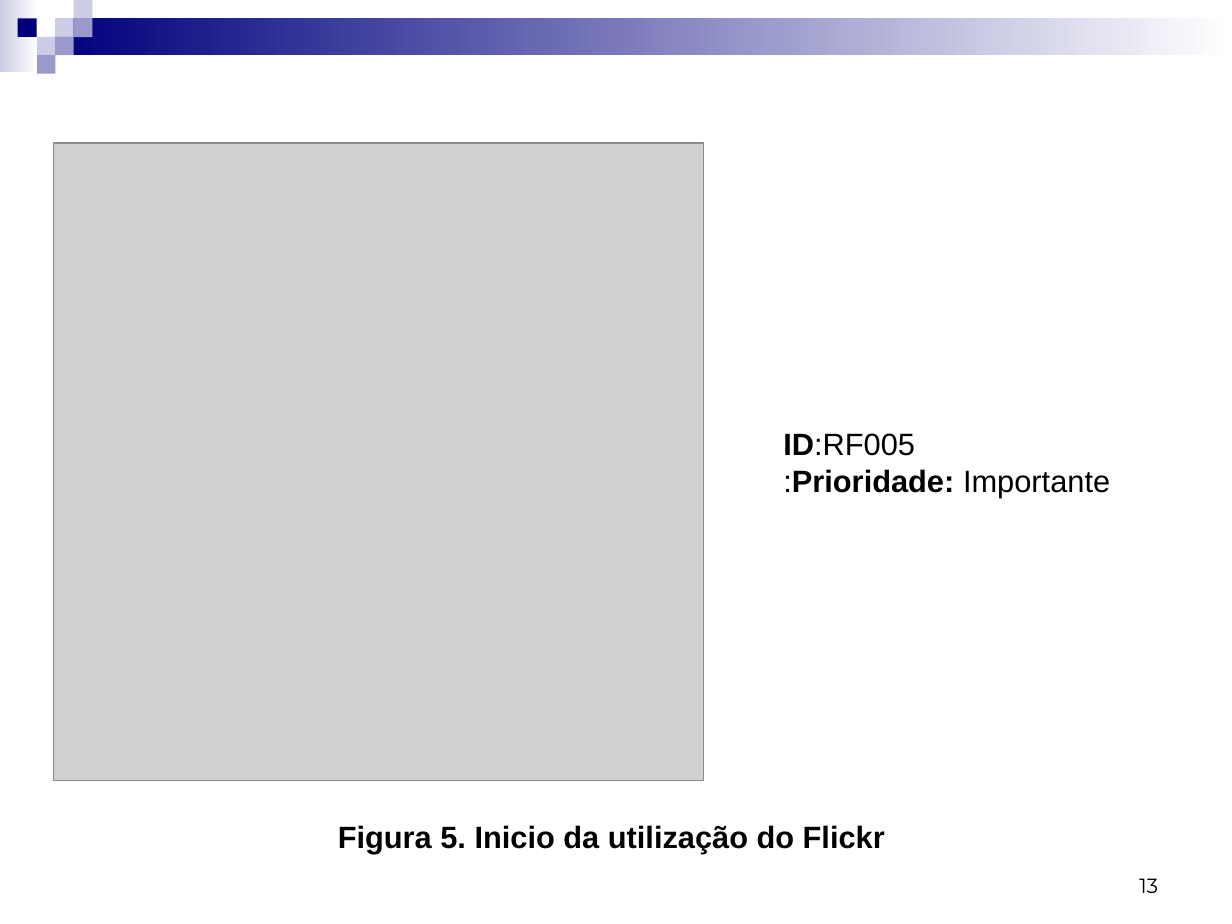
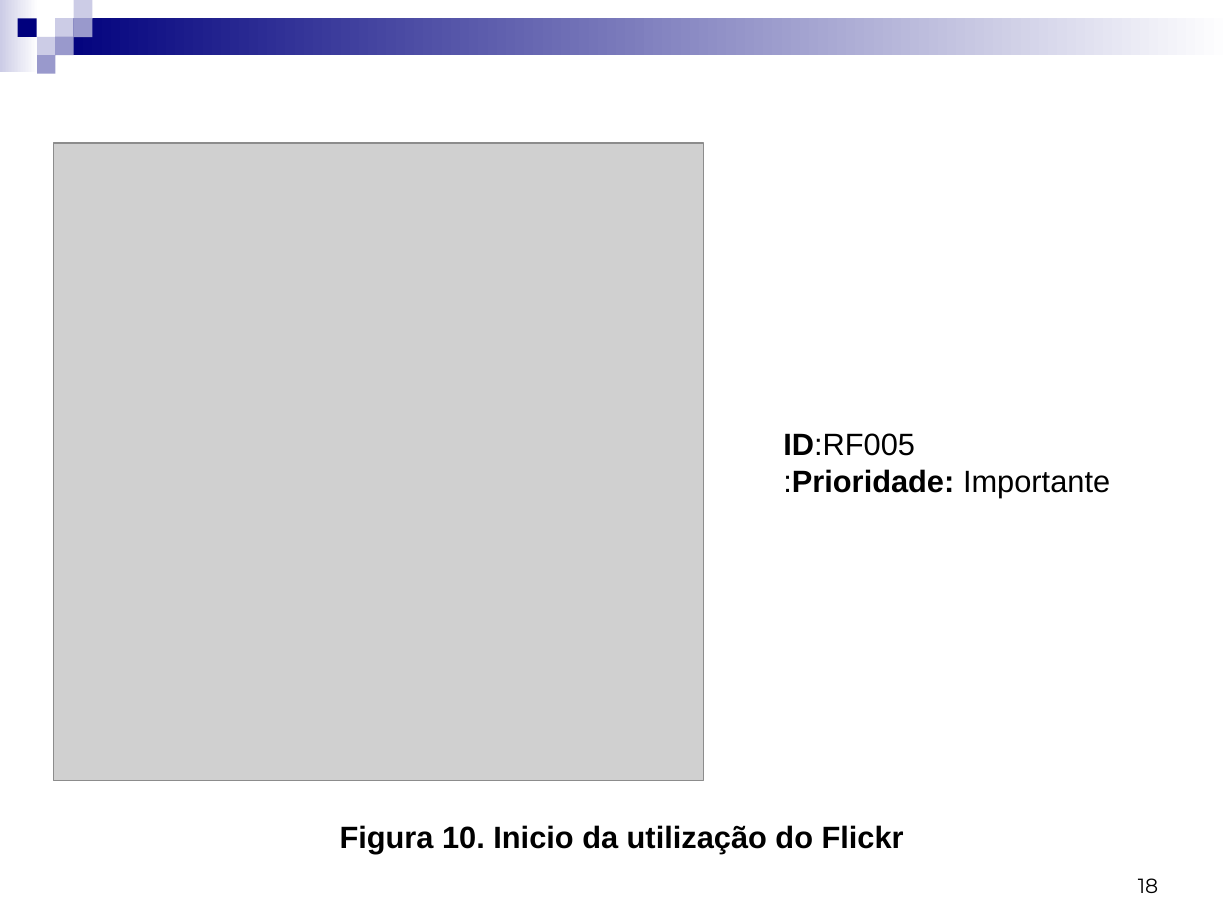
Before and after one commit to Gabrielfgrd/CamaraRB, a slide deck: slide 18 of Documentos/Documentos das aulas/Apresentação para o dia 10.ppt (slide 13 before the commit). Drawn at 1232x924 pixels with LibreOffice and Linux fonts; fonts in the diff are those of the drawing; grey boxes stand for pictures. Boxes give left, top, right and bottom in pixels: in the first picture for what was removed or moved away, otherwise in the second. Text is boxed around its words. In the diff, an @@ line names an element or a change of style, - is before the commit and + after.

```diff
--- a/Documentos/Documentos das aulas/Apresentação para o dia 10.ppt
+++ b/Documentos/Documentos das aulas/Apresentação para o dia 10.ppt
@@ text at (x1=340, y1=825, x2=904, y2=853): text changed @@
-Figura 5. Inicio da utilização do Flickr
+Figura 10. Inicio da utilização do Flickr
@@ page number at (x1=1138, y1=878, x2=1158, y2=893): text changed @@
-13
+18
```
Also in this commit, not shown: 13 other slides changed, 10 slides added, 2 slides removed, 49 other files.
